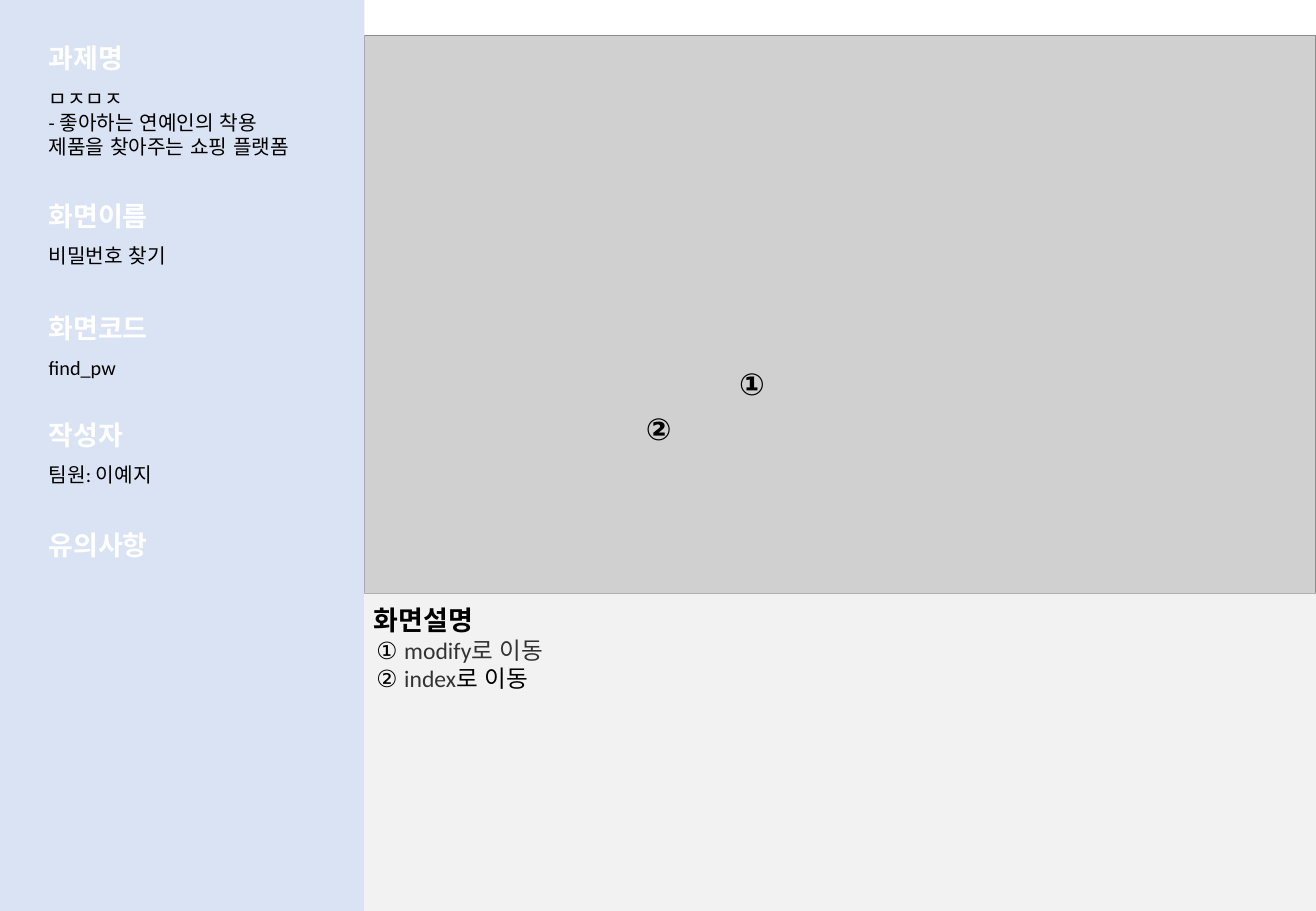
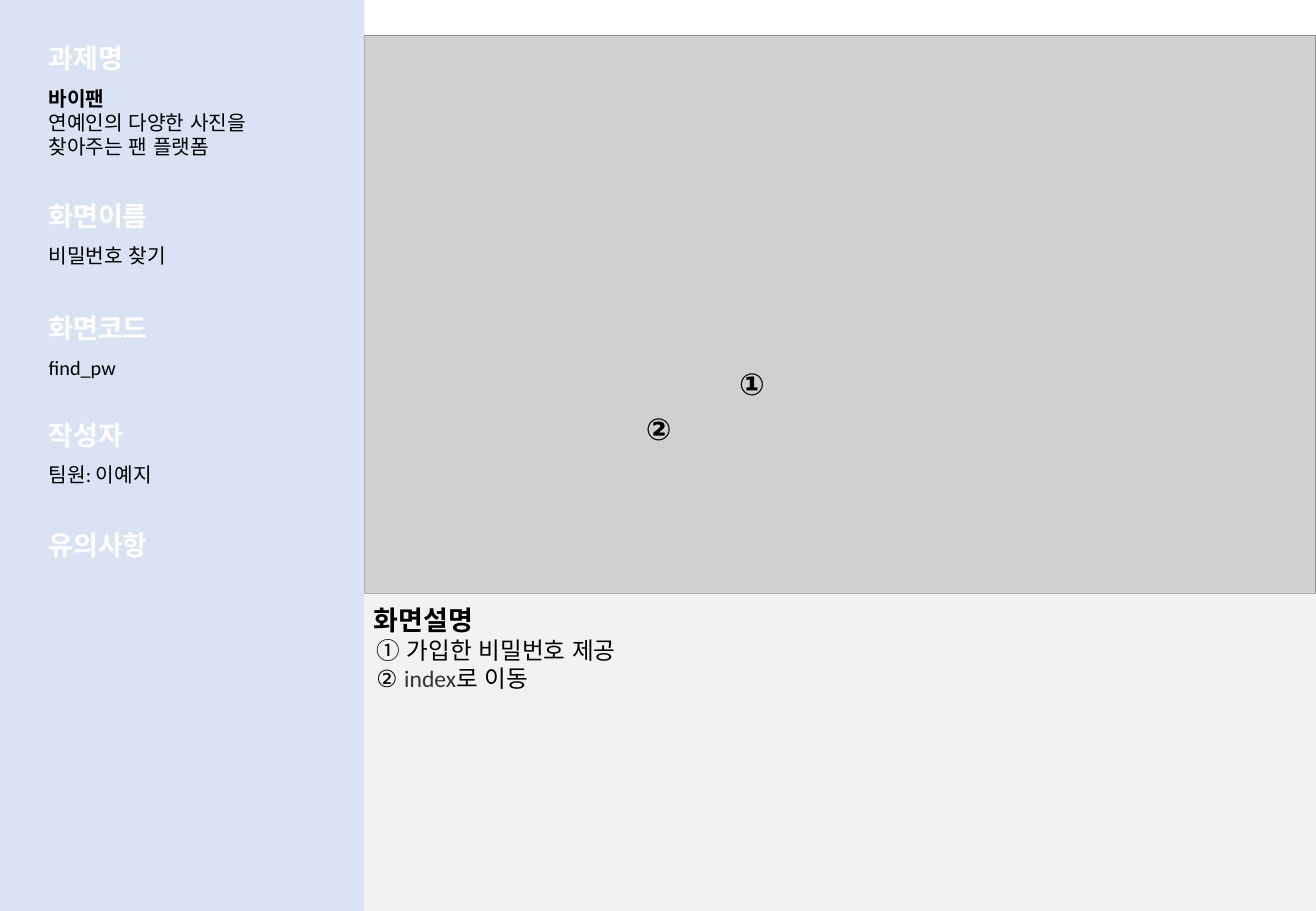
Before and after one commit to LeticiaKang/Project_Idol-Fandom-WebPlaform, a slide deck: slide 8 of 1. 산출문서/화면설계서(실전)/화면설계서_서식(1조. HappyVirus) (실전).pptx. Drawn at 1316x911 pixels with LibreOffice and Linux fonts; fonts in the diff are those of the drawing; grey boxes stand for pictures. Boxes give left, top, right and bottom in pixels: in the first picture for what was removed or moved away, otherwise in the second. Text is boxed around its words. In the diff, an @@ line names an element or a change of style, - is before the commit and + after.

```diff
--- a/1. 산출문서/화면설계서(실전)/화면설계서_서식(1조. HappyVirus) (실전).pptx
+++ b/1. 산출문서/화면설계서(실전)/화면설계서_서식(1조. HappyVirus) (실전).pptx
@@ text at <box>49,89,246,156</box>: text changed @@
-ㅁㅈㅁㅈ
-- 좋아하는 연예인의 착용 제품을 찾아주는 쇼핑 플랫폼
+바이팬
+연예인의 다양한 사진을 찾아주는 팬 플랫폼
@@ text at <box>376,639,615,661</box>: text changed; font Calibri to Arial; text colour #333333 to #000000 @@
-① modify로 이동
+① 가입한 비밀번호 제공
```
Also in this commit, not shown: 17 other slides changed, 2 slides removed.
